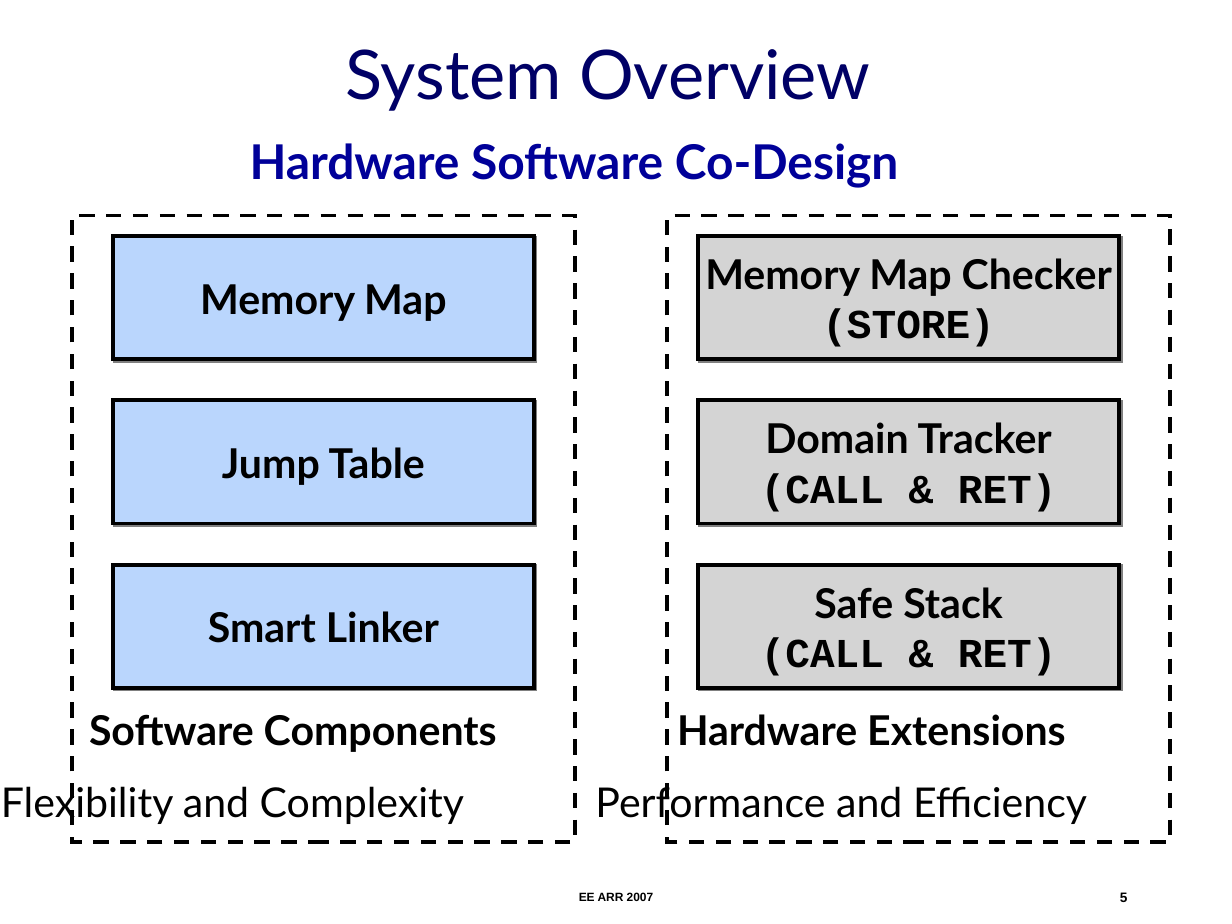
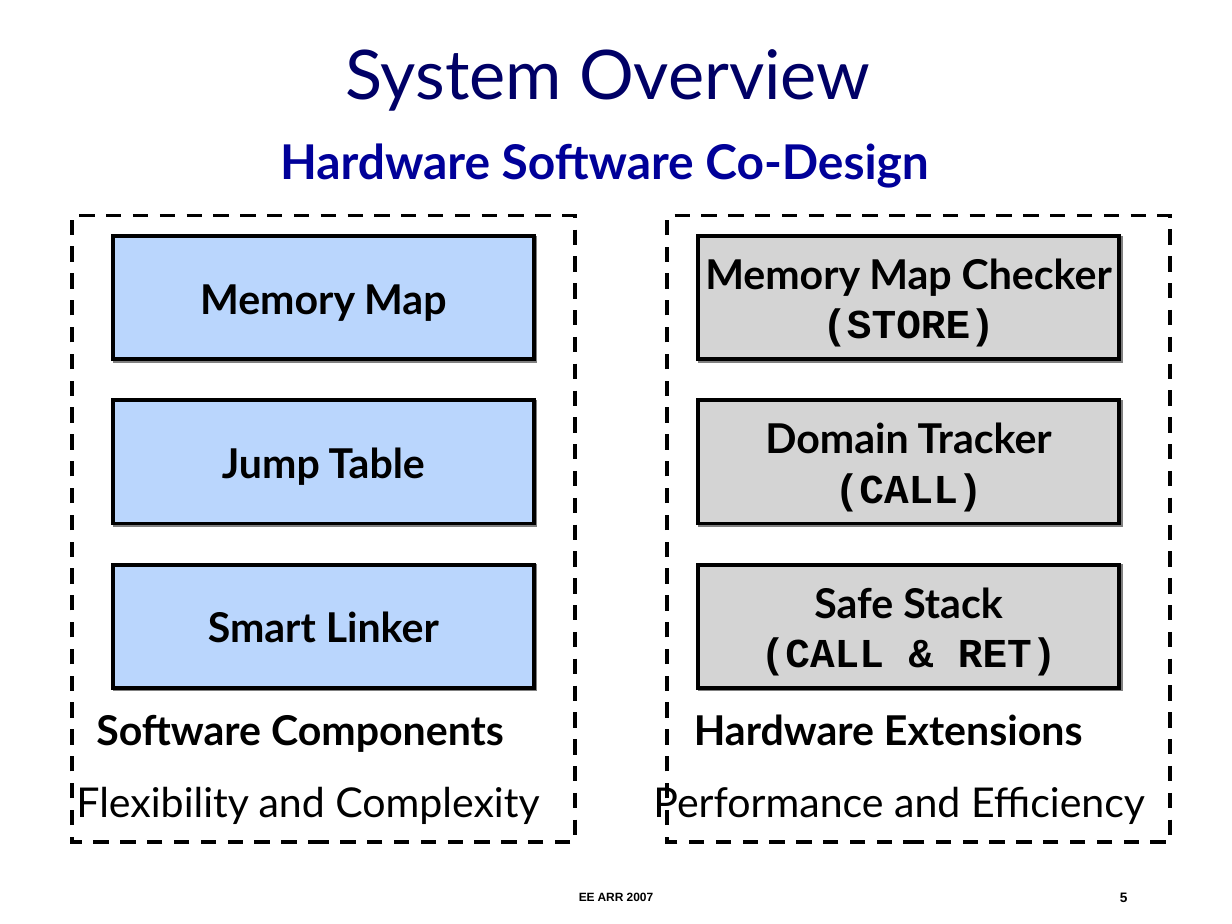
Before and after one commit to nesl/umpu, a slide deck: slide 5 of docs/ee-arr-2007/ee-arr.ppt. Drawn at 1232x924 pixels with LibreOffice and Linux fonts; fonts in the diff are those of the drawing. Boxes give left, top, right and bottom in pixels: in the first picture for what was removed or moved away, otherwise in the second. Text is boxed around its words. In the diff, an @@ line names an element or a change of style, - is before the commit and + after.

```diff
--- a/docs/ee-arr-2007/ee-arr.ppt
+++ b/docs/ee-arr-2007/ee-arr.ppt
@@ text "Hardware Software Co-Design": place and size @@
-text "Hardware Software Co-Design" at [250,143,899,188]
+text "Hardware Software Co-Design" at [280,143,929,188]
@@ text in rectangle at [835,473,983,512]: text changed @@
-(CALL & RET)
+(CALL)
@@ text "Software Components": place and size @@
-text "Software Components" at [89,714,497,752]
+text "Software Components" at [96,714,504,752]
@@ text "Hardware Extensions": place and size @@
-text "Hardware Extensions" at [677,714,1066,746]
+text "Hardware Extensions" at [694,714,1083,746]
@@ text "Flexibility and Complexity" rewrapped from [1,783,464,825] to [76,786,539,824] @@
@@ text "Performance and Efficiency": place and size @@
-text "Performance and Efficiency" at [595,783,1087,825]
+text "Performance and Efficiency" at [653,783,1145,825]
```
Also in this commit, not shown: 19 other slides changed.
